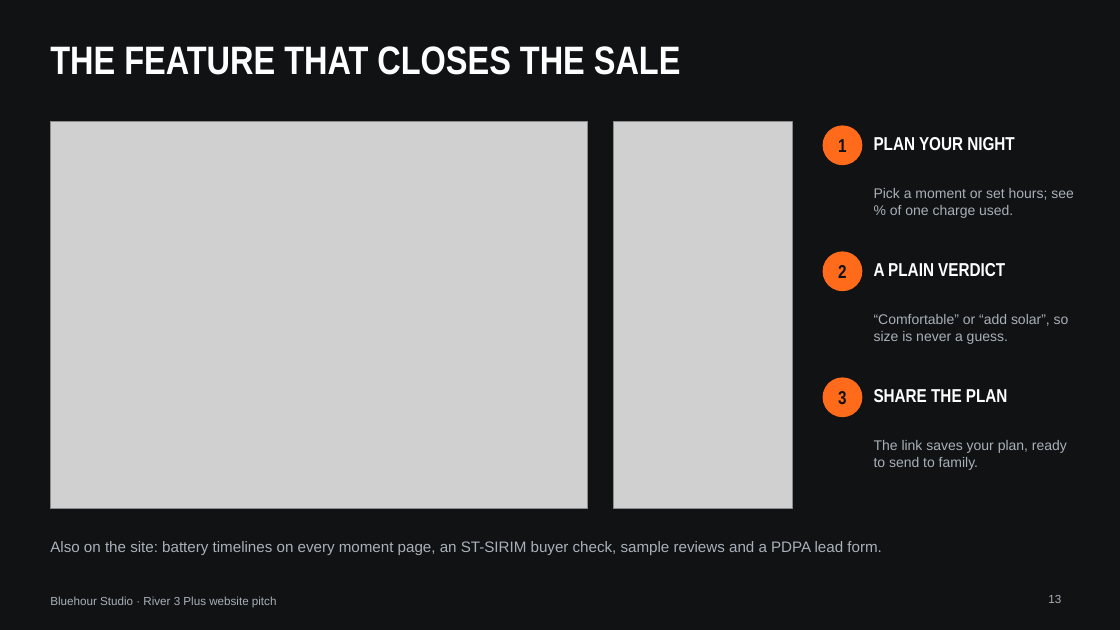
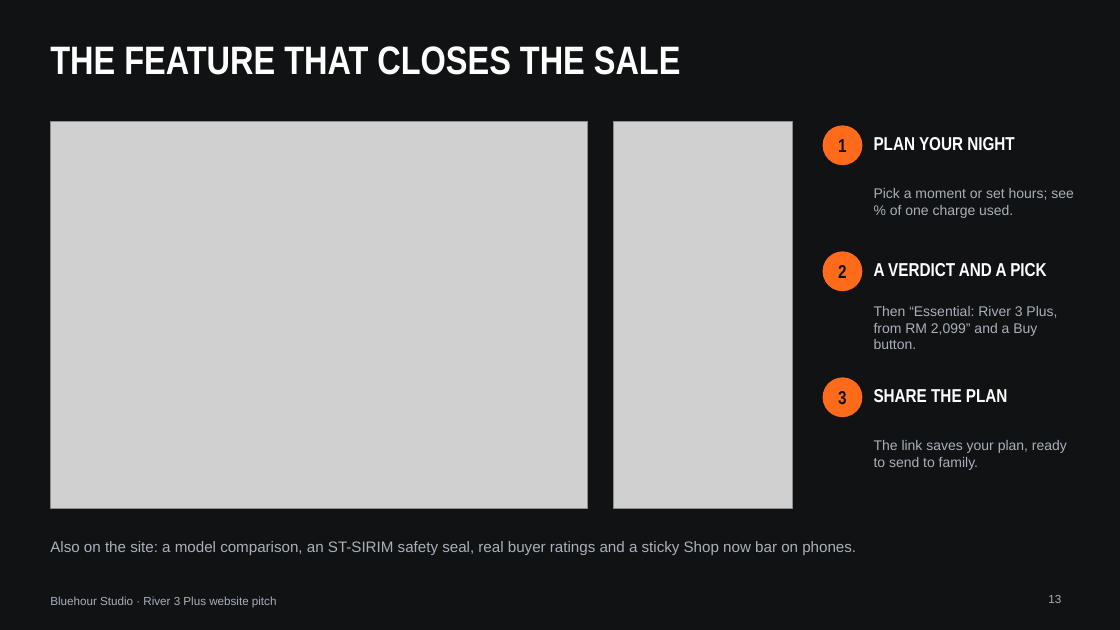
Before and after one commit to thecpinsiders/CS2024-Project-Website, a slide deck: slide 13 of Bluehour-Pitch-Deck.pptx. Drawn at 1120x630 pixels with LibreOffice and Linux fonts; fonts in the diff are those of the drawing; grey boxes stand for pictures. Boxes give left, top, right and bottom in pixels: in the first picture for what was removed or moved away, otherwise in the second. Text is boxed around its words. In the diff, an @@ line names an element or a change of style, - is before the commit and + after.

```diff
--- a/Bluehour-Pitch-Deck.pptx
+++ b/Bluehour-Pitch-Deck.pptx
@@ text at [874,263,1046,276]: text changed @@
-A PLAIN VERDICT
+A VERDICT AND A PICK
@@ text at [874,306,1057,349]: text changed @@
-“Comfortable” or “add solar”, so size is never a guess.
+Then “Essential: River 3 Plus, from RM 2,099” and a Buy button.
@@ text at [50,541,856,555]: text changed @@
-Also on the site: battery timelines on every moment page, an ST-SIRIM buyer check, sample reviews and a PDPA lead form.
+Also on the site: a model comparison, an ST-SIRIM safety seal, real buyer ratings and a sticky Shop now bar on phones.
```
Also in this commit, not shown: 5 other slides changed, 2 slides added, 19 other files.
